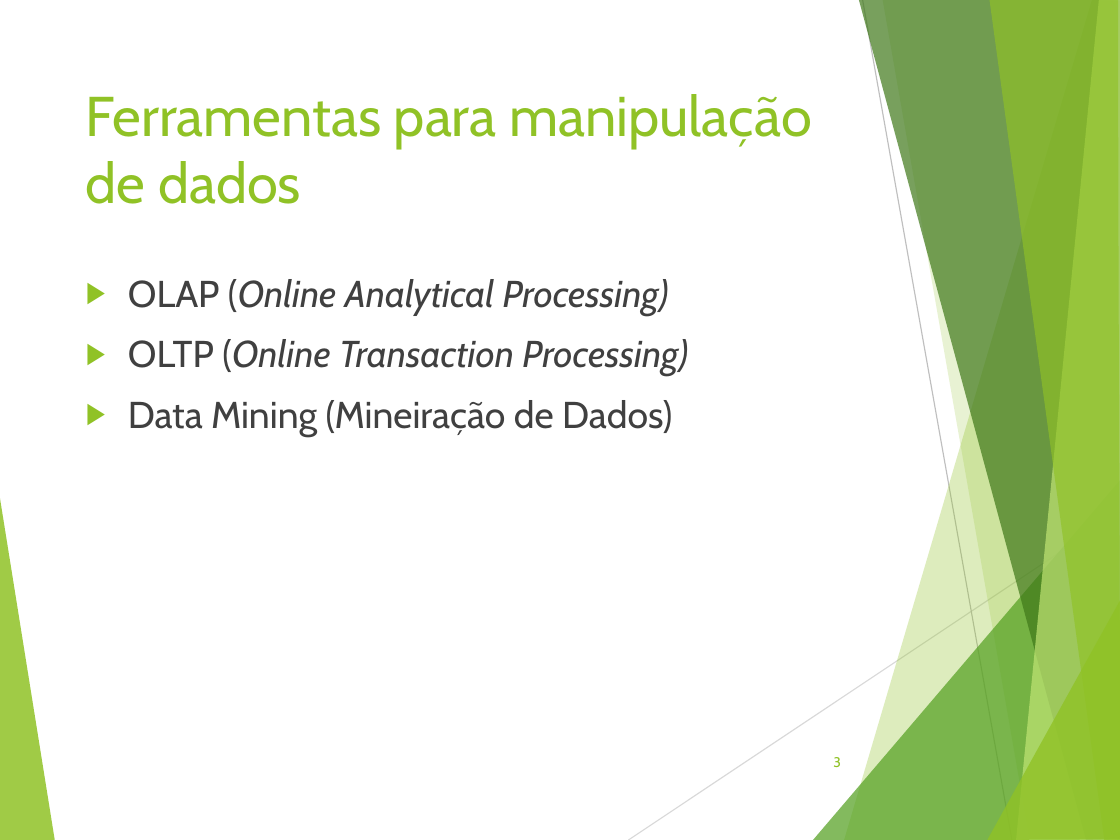
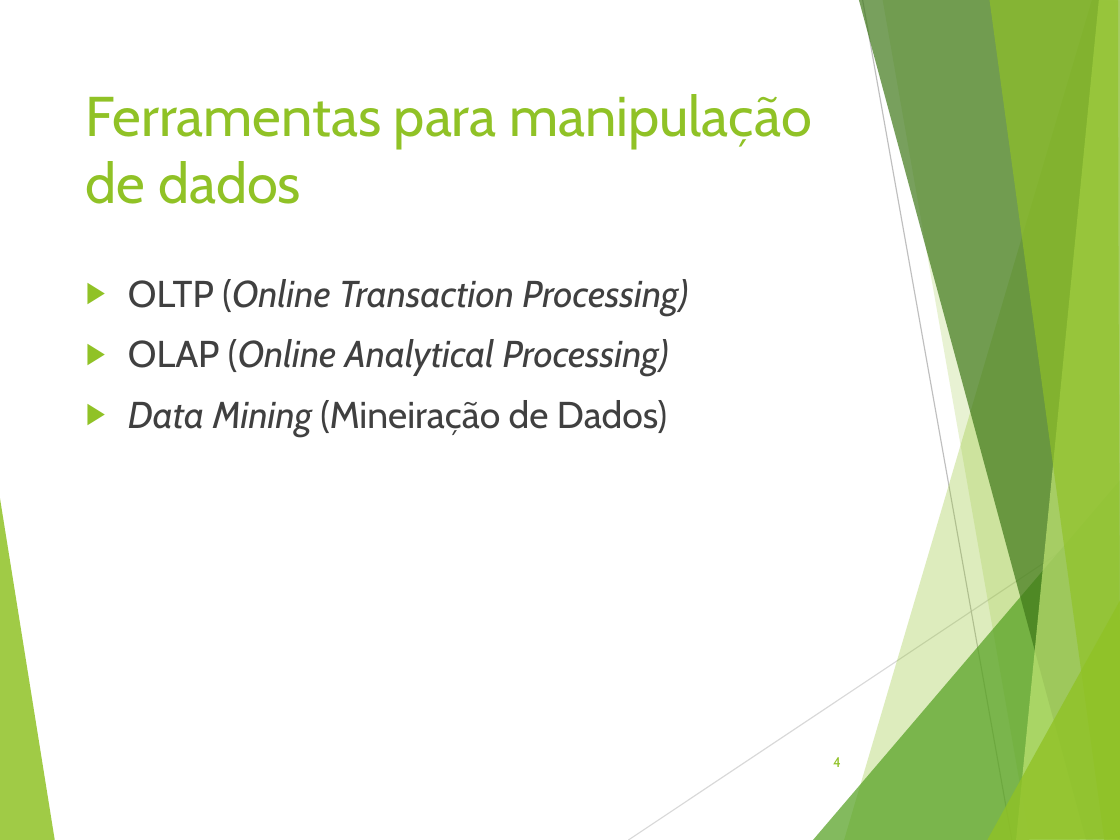
Before and after one commit to rodrigofegui/UnB-BancoDeDados-2016.2, a slide deck: slide 4 of Seminario/Data Warehouse.pptx (slide 3 before the commit). Drawn at 1120x840 pixels with LibreOffice and Linux fonts; fonts in the diff are those of the drawing. Boxes give left, top, right and bottom in pixels: in the first picture for what was removed or moved away, otherwise in the second. Text is boxed around its words. In the diff, an @@ line names an element or a change of style, - is before the commit and + after.

```diff
--- a/Seminario/Data Warehouse.pptx
+++ b/Seminario/Data Warehouse.pptx
@@ text at <box>128,279,688,316</box>: paragraph added @@
+▶ OLTP (Online Transaction Processing)
@@ text at <box>128,339,688,376</box>: paragraph removed @@
-▶ OLTP (Online Transaction Processing)
@@ text at <box>128,400,667,436</box>: italic on in "Data Mining" @@
@@ page number at <box>833,757,841,767</box>: text changed @@
-3
+4
```
Also in this commit, not shown: 2 other slides changed, 1 other file.
